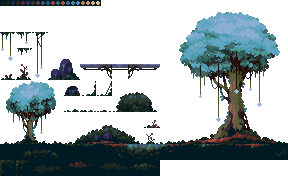
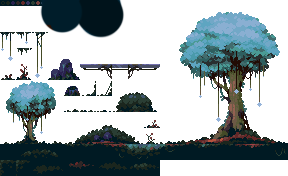
The second 288x176 image is a revision of the first. Changes to its layers:
painted on "Layer 1" over (40, 0, 125, 38)
